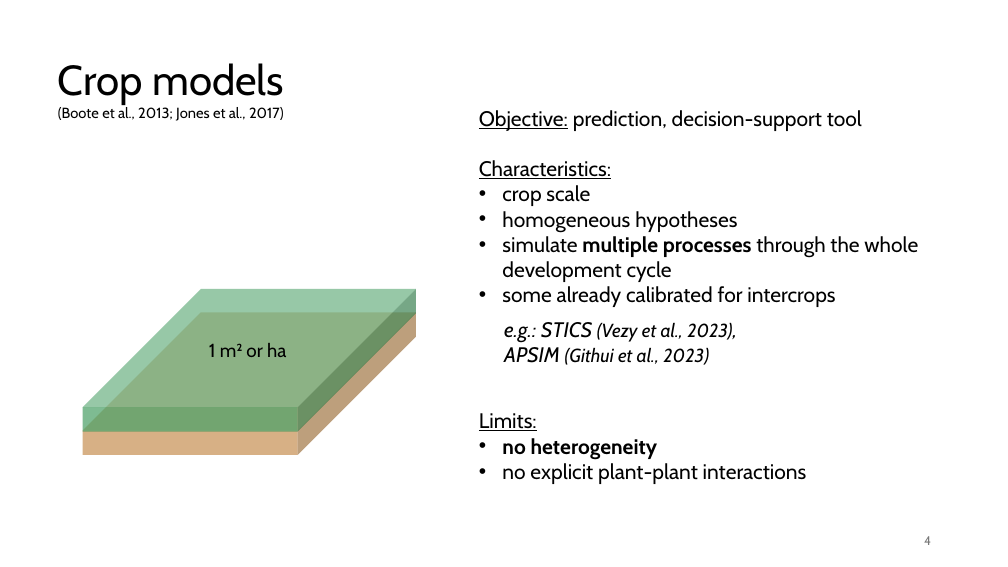
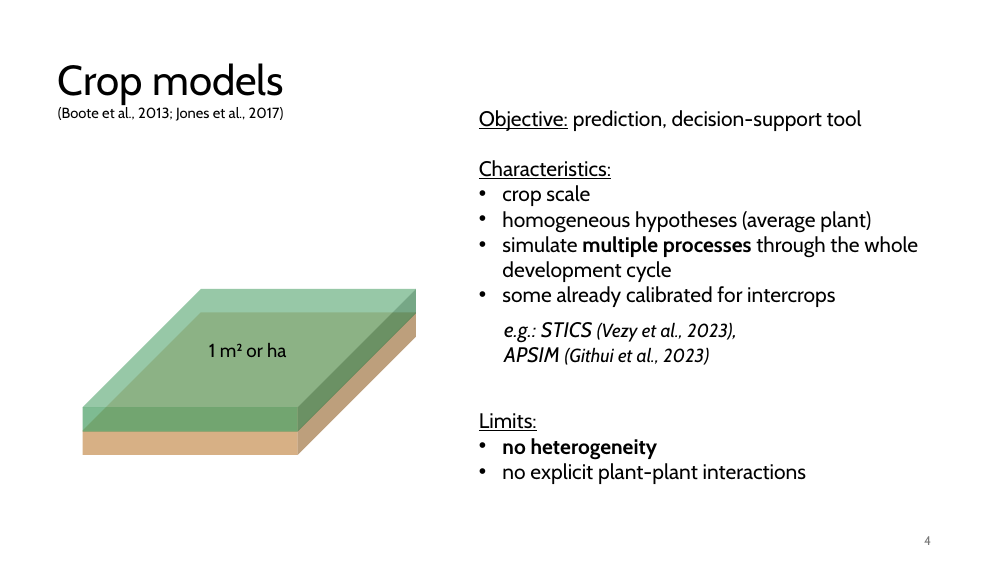
Before and after one commit to orianebro/PhD_Oriane, a slide deck: slide 4 of resources/ppt_reu_PhenoMEn_19_11_2024.pptx. Drawn at 1008x567 pixels with LibreOffice and Linux fonts; fonts in the diff are those of the drawing. Boxes give left, top, right and bottom in pixels: in the first picture for what was removed or moved away, otherwise in the second. Text is boxed around its words. In the diff, an @@ line names an element or a change of style, - is before the commit and + after.

```diff
--- a/resources/ppt_reu_PhenoMEn_19_11_2024.pptx
+++ b/resources/ppt_reu_PhenoMEn_19_11_2024.pptx
@@ text at box(502, 211, 871, 233): text changed @@
-• homogeneous hypotheses
+• homogeneous hypotheses (average plant)
```
Also in this commit, not shown: 2 other slides changed, 22 other files.
